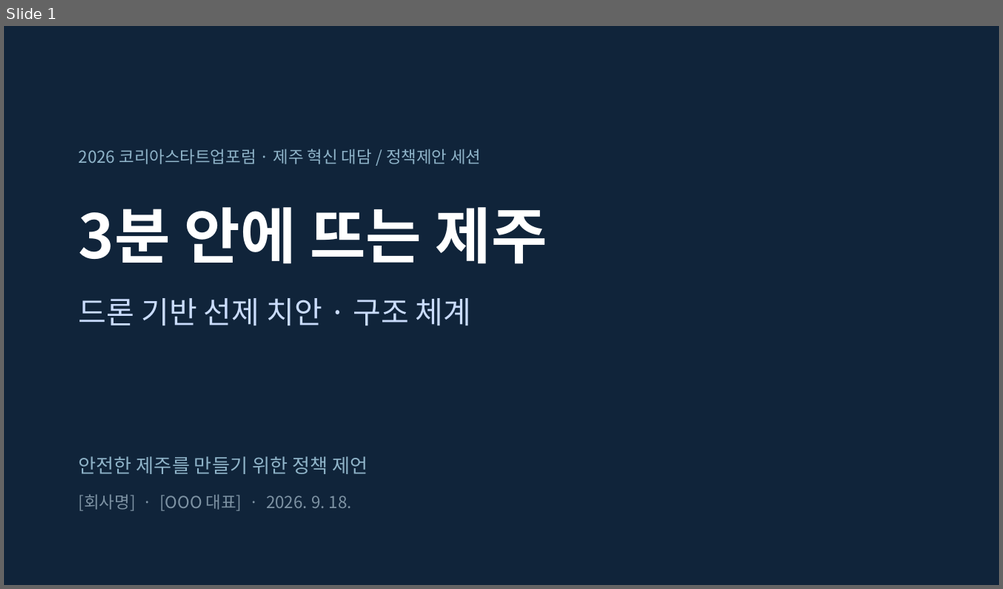
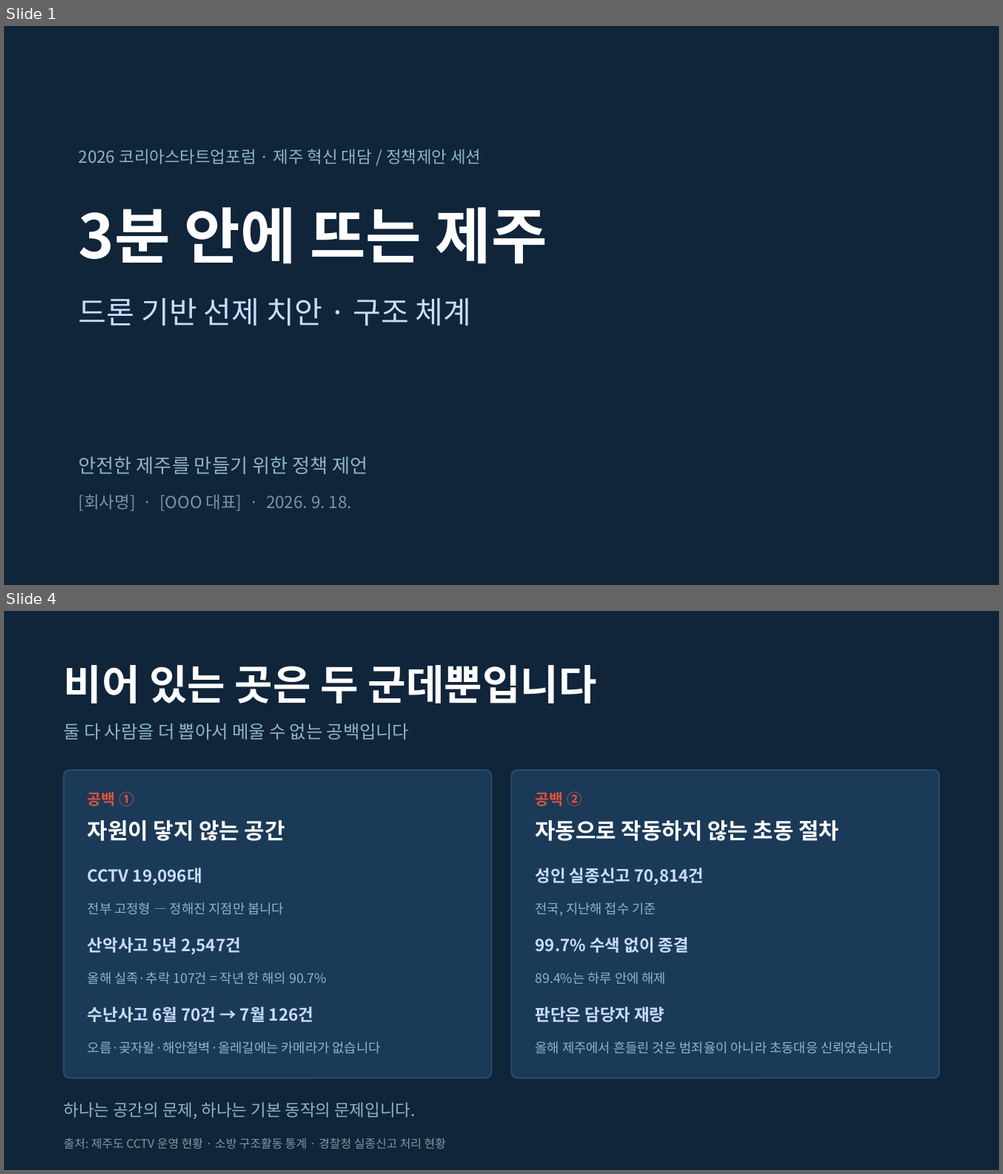
Before and after one commit to one497/Hank, a slide deck: docs/jeju-safety/제주드론치안_발제초안.pptx. Shown one above the other, each under a label of ours: slide 1 before the commit, slides 1 and 4 after it; the slides between them are not shown. The pictures are 1003x589 and 1003x1174 pixels, drawn with LibreOffice and Linux fonts; fonts in the diff are those of the drawing. Boxes give left, top, right and bottom in pixels: in the first picture for what was removed or moved away, otherwise in the second. Text is boxed around its words. In the diff, an @@ line names an element or a change of style, - is before the commit and + after.

```diff
--- a/docs/jeju-safety/제주드론치안_발제초안.pptx
+++ b/docs/jeju-safety/제주드론치안_발제초안.pptx
@@ slide 4 added at (4, 611, 999, 1170), background #10243A @@
@@ text added at (64, 665, 597, 703), 30 pt, text #FFFFFF, bold @@
+비어 있는 곳은 두 군데뿐입니다
@@ text added at (64, 723, 409, 740), 13 pt, text #8FB4C9 @@
+둘 다 사람을 더 뽑아서 메울 수 없는 공백입니다
@@ rounded rectangle added at (64, 770, 492, 1079), fill #1B3A57, outline #27506F 1 pt @@
@@ rounded rectangle added at (511, 770, 939, 1079), fill #1B3A57, outline #27506F 1 pt @@
@@ text added at (88, 792, 134, 806), 11 pt, text #E0523C, bold @@
+공백 ①
@@ text added at (535, 792, 582, 806), 11 pt, text #E0523C, bold @@
+공백 ②
@@ text added at (88, 820, 285, 841), 16 pt, text #FFFFFF, bold @@
+자원이 닿지 않는 공간
@@ text added at (535, 820, 839, 841), 16 pt, text #FFFFFF, bold @@
+자동으로 작동하지 않는 초동 절차
@@ text added at (88, 868, 202, 886), 12 pt, text #CADCFC, bold @@
+CCTV 19,096대
@@ text added at (535, 868, 703, 886), 12 pt, text #CADCFC, bold @@
+성인 실종신고 70,814건
@@ text added at (88, 903, 284, 915), 9.5 pt, text #8FB4C9 @@
+전부 고정형 — 정해진 지점만 봅니다
@@ text added at (535, 903, 656, 916), 9.5 pt, text #8FB4C9 @@
+전국, 지난해 접수 기준
@@ text added at (88, 937, 241, 955), 12 pt, text #CADCFC, bold @@
+산악사고 5년 2,547건
@@ text added at (535, 937, 688, 953), 12 pt, text #CADCFC, bold @@
+99.7% 수색 없이 종결
@@ text added at (88, 972, 327, 985), 9.5 pt, text #8FB4C9 @@
+올해 실족·추락 107건 = 작년 한 해의 90.7%
@@ text added at (535, 972, 666, 985), 9.5 pt, text #8FB4C9 @@
+89.4%는 하루 안에 해제
@@ text added at (88, 1007, 313, 1022), 12 pt, text #CADCFC, bold @@
+수난사고 6월 70건 → 7월 126건
@@ text added at (535, 1007, 664, 1022), 12 pt, text #CADCFC, bold @@
+판단은 담당자 재량
@@ text added at (88, 1042, 381, 1054), 9.5 pt, text #8FB4C9 @@
+오름·곶자왈·해안절벽·올레길에는 카메라가 없습니다
@@ text added at (535, 1042, 893, 1054), 9.5 pt, text #8FB4C9 @@
+올해 제주에서 흔들린 것은 범죄율이 아니라 초동대응 신뢰였습니다
@@ text added at (64, 1102, 415, 1119), 12 pt, text #8FB4C9 @@
+하나는 공간의 문제, 하나는 기본 동작의 문제입니다.
@@ text added at (64, 1139, 446, 1149), 8.5 pt, text #8895A2 @@
+출처: 제주도 CCTV 운영 현황 · 소방 구조활동 통계 · 경찰청 실종신고 처리 현황
```
Also in this commit, not shown: 7 slides changed, 3 other slides added, 3 slides removed, 9 other files.
